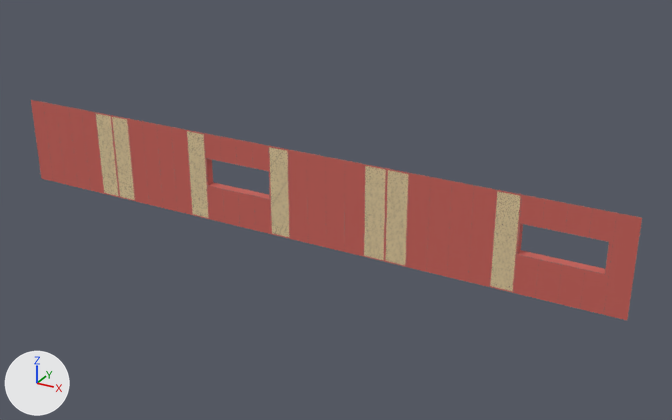
The glTF model 2026-196-P4-Ballrom-vest/modell.glb: old version first, new version second.
Rendered twice from a 50 mm lens placed at (20675.0, -18914.0, 10573.0), pointed at (9975.0, 539.0, 846.0). Lighting does not change. The marker at lower left points along +X, +Y and +Z. The older version comes first. Vertices at exactly the same position are counted once.

The first picture shows '2026-196 ballrom_vest'.
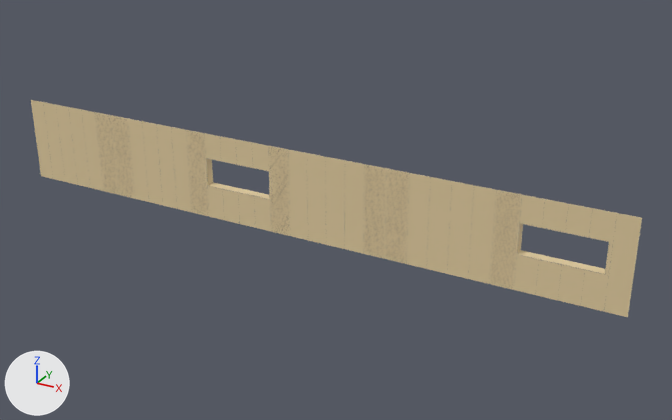
What differs and where, as boxes [x1, y1, x2, y2] in the pictures (672 x 420 px; the box of a moved part takes in the faces that stretch with it):
'2026-196 ballrom_vest', reshaped: before [31, 100, 642, 320]; after [31, 100, 642, 317]
part 1 of me_mesh_0, moved or reshaped: before [57, 182, 615, 318]; after [42, 176, 620, 316]
part 2 of me_mesh_0, rebuilt: before [187, 131, 209, 218]; after [187, 131, 208, 215]
part 3 of me_mesh_0, rebuilt: before [269, 147, 289, 237]; after [269, 147, 289, 235]
part 4 of me_mesh_0, rebuilt: before [364, 166, 386, 260]; after [364, 165, 386, 258]
part 5 of me_mesh_0, rebuilt: before [96, 114, 119, 196]; after [96, 113, 118, 194]
part 6 of me_mesh_0, rebuilt: before [386, 170, 408, 265]; after [386, 170, 408, 263]
part 7 of me_mesh_0, rebuilt: before [112, 117, 135, 200]; after [112, 116, 134, 198]
part 8 of me_mesh_0, rebuilt: before [490, 191, 521, 291]; after [491, 191, 521, 289]
part 9 of me_mesh_0, moved or reshaped: before [31, 105, 641, 320]; after [31, 105, 641, 313]
part 10 of me_mesh_0, surface changed (brown to beige): [31, 100, 642, 317] in both
part 11 of me_mesh_0, recoloured (red to beige): [31, 100, 642, 317] in both

Edits to the bpy script that builds the scene:
```text
Add mat_perf_hullfelt_furu:
    mat_perf_hullfelt_furu = principled_material('PERF-hullfelt-furu')
    mat_perf_hullfelt_furu.texture = img_image_0
    mat_perf_hullfelt_furu.roughness = 0.7
Add mat_furu_klarlakk:
    mat_furu_klarlakk = principled_material('Furu klarlakk')
    mat_furu_klarlakk.base_color = (0.774, 0.619, 0.359)  # beige #e4cea2
    mat_furu_klarlakk.roughness = 0.7
Change me_mesh_0:
    used by ob_2026_196_ballrom_vest; location = (0.0, 0.0, 0.0)
    remove me_mesh_0.from_pydata(...)  # 4070 vertices, 5128 faces; spans x -2.0..17668.0, y -14.0..240.0, z -2.0..2502.0
    remove me_mesh_0.materials.append(mat_perf_hullfelt)  # picture img_image_0
    add me_mesh_0.from_pydata(...)  # 4042 vertices, 5100 faces; spans x -2.0..17668.0, y -14.0..240.0, z 78.0..2502.0
    me_mesh_0 part 1: the loose piece of 136 vertices spanning x 0.0..17666.0, y -14.0..-12.0, z -2.0..0.0 is moved by (0.0, 0.0, 80.0)
    me_mesh_0 part 2: the loose piece of 154 vertices spanning x 5720.0..6264.0, y -12.0, z 34.0..2466.0 is rebuilt with 150 vertices and now spans x 5720.0..6264.0, y -12.0, z 106.0..2474.0, in mat_perf_hullfelt_furu (picture img_image_0)
    me_mesh_0 part 3: the loose piece of 154 vertices spanning x 8332.0..8876.0, y -12.0, z 34.0..2466.0 is rebuilt with 150 vertices and now spans x 8332.0..8876.0, y -12.0, z 106.0..2474.0, in mat_perf_hullfelt_furu (picture img_image_0)
    me_mesh_0 part 4: the loose piece of 154 vertices spanning x 11095.0..11639.0, y -12.0, z 34.0..2466.0 is rebuilt with 150 vertices and now spans x 11095.0..11639.0, y -12.0, z 106.0..2474.0, in mat_perf_hullfelt_furu (picture img_image_0)
    me_mesh_0 part 5: the loose piece of 154 vertices spanning x 2510.0..3054.0, y -12.0, z 34.0..2466.0 is rebuilt with 150 vertices and now spans x 2510.0..3054.0, y -12.0, z 106.0..2474.0, in mat_perf_hullfelt_furu (picture img_image_0)
    me_mesh_0 part 6: the loose piece of 154 vertices spanning x 11695.0..12239.0, y -12.0, z 34.0..2466.0 is rebuilt with 150 vertices and now spans x 11695.0..12239.0, y -12.0, z 106.0..2474.0, in mat_perf_hullfelt_furu (picture img_image_0)
    me_mesh_0 part 7: the loose piece of 154 vertices spanning x 3110.0..3654.0, y -12.0, z 34.0..2466.0 is rebuilt with 150 vertices and now spans x 3110.0..3654.0, y -12.0, z 106.0..2474.0, in mat_perf_hullfelt_furu (picture img_image_0)
    me_mesh_0 part 8: the loose piece of 154 vertices spanning x 14459.0..15003.0, y -12.0, z 34.0..2466.0 is rebuilt with 150 vertices and now spans x 14459.0..15003.0, y -12.0, z 106.0..2474.0, in mat_perf_hullfelt_furu (picture img_image_0)
    me_mesh_0 part 9: 364 vertices moved from x -2.0..17668.0, y -14.0..2.0, z 0.0 to x -2.0..17668.0, y -14.0..2.0, z 80.0; 48 vertices added at x 15030.0..17668.0, y -12.0..0.0, z 78.0..80.0
    me_mesh_0 part 10: 334 kept faces spanning x 0.0..17666.0, y -12.0..0.0, z 80.0..2500.0 get new texture (UV) coordinates
    me_mesh_0 part 11: 592 faces spanning x 0.0..17666.0, y -12.0..238.0, z 80.0..2500.0 switch from mat_malt_ncs_s_3050_y90r (red #ca6259) to mat_furu_klarlakk (beige #e4cea2)
    other edits to the shape of me_mesh_0 do not show in these pictures
    add me_mesh_0.materials.append(mat_perf_hullfelt_furu)  # picture img_image_0
```
